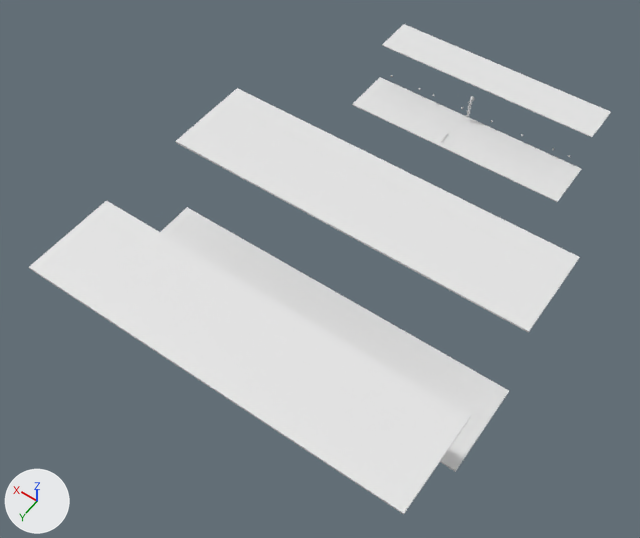
The Blender file 3D/hallwaysegmenter.blend, before and after one commit.
Rendered twice from a 50 mm camera at (-311.0, 727.0, 731.0) aimed at (15.0, 270.0, 14.0). Every picture has the same lights, and +X, +Y and +Z are marked at lower left.
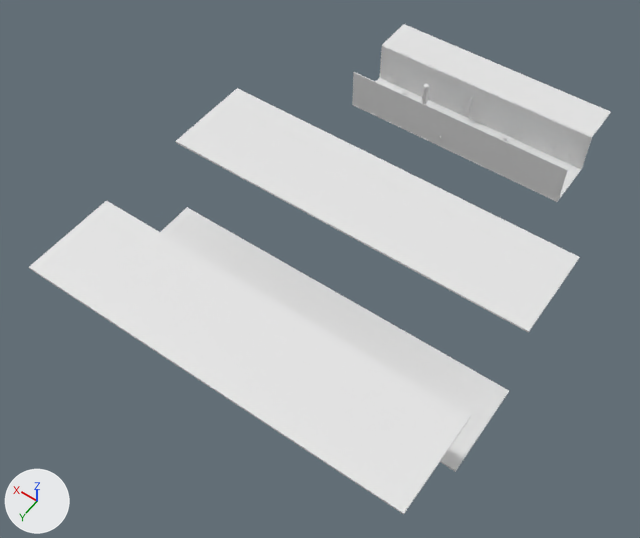
Location of each change, [x1, y1, x2, y2] in pixels of the pictures (640 x 538 px):
'Cube.002', shown: after [352, 72, 568, 201]
'Cube.001', shown: after [380, 45, 592, 170]
'Cylinder.003', added: after [421, 84, 429, 105]
'Cube', unchanged, covered by the edit: before [352, 77, 582, 202]; after [352, 78, 581, 202]

The change in detail:
Mesh me_cylinder_004 is new.
It has 208 vertices, 197 faces and spans x -0.97..0.91, y -0.91..1.0, z -1.0..11.95.
Object 'Cube.001' (ob_cube_001) is now shown.
Object 'Cube.002' (ob_cube_002) is now shown.
Object 'Cylinder.003' (ob_cylinder_003) is new; it shows me_cylinder_004.
Its location is (56.0, 0.0, 4.0).
Its scale is (3.76, 3.76, 3.76).
